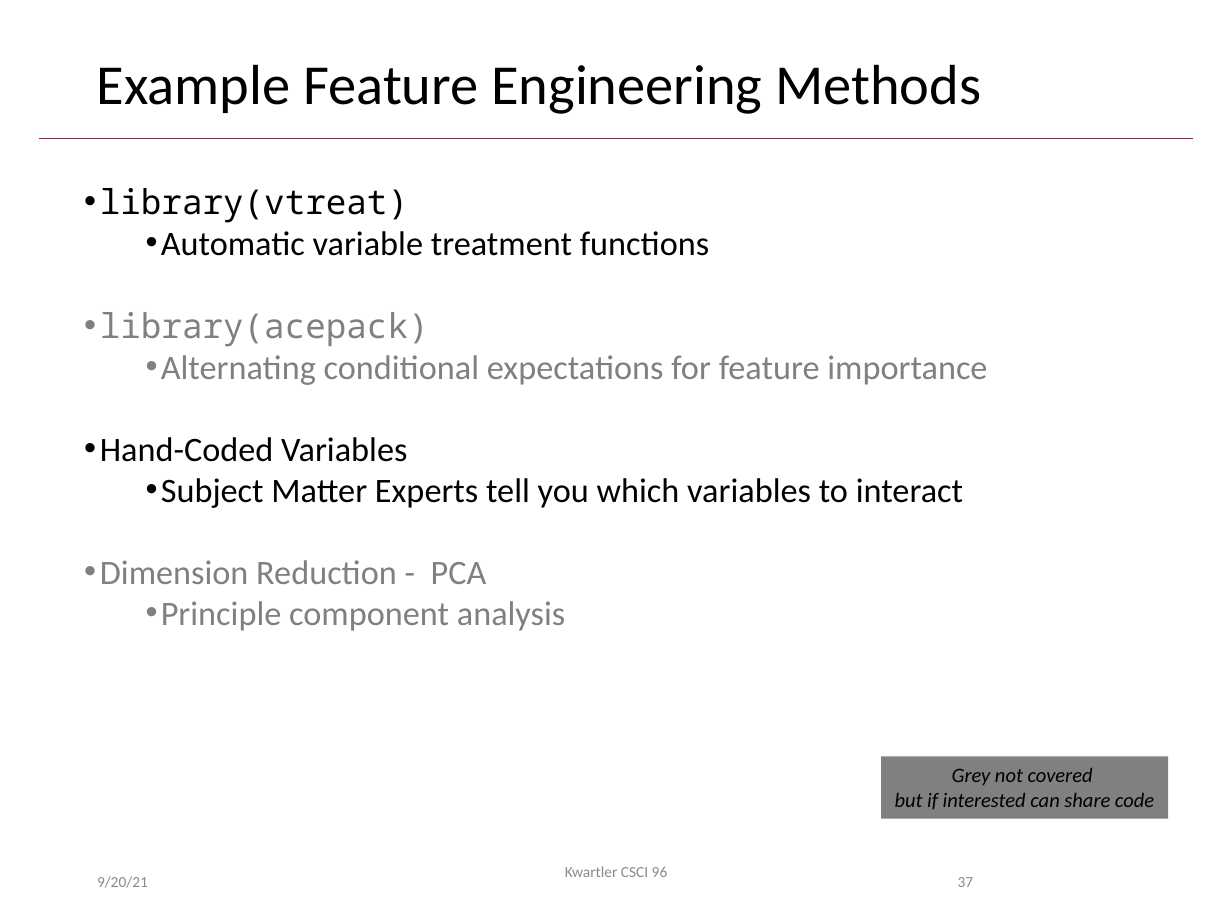
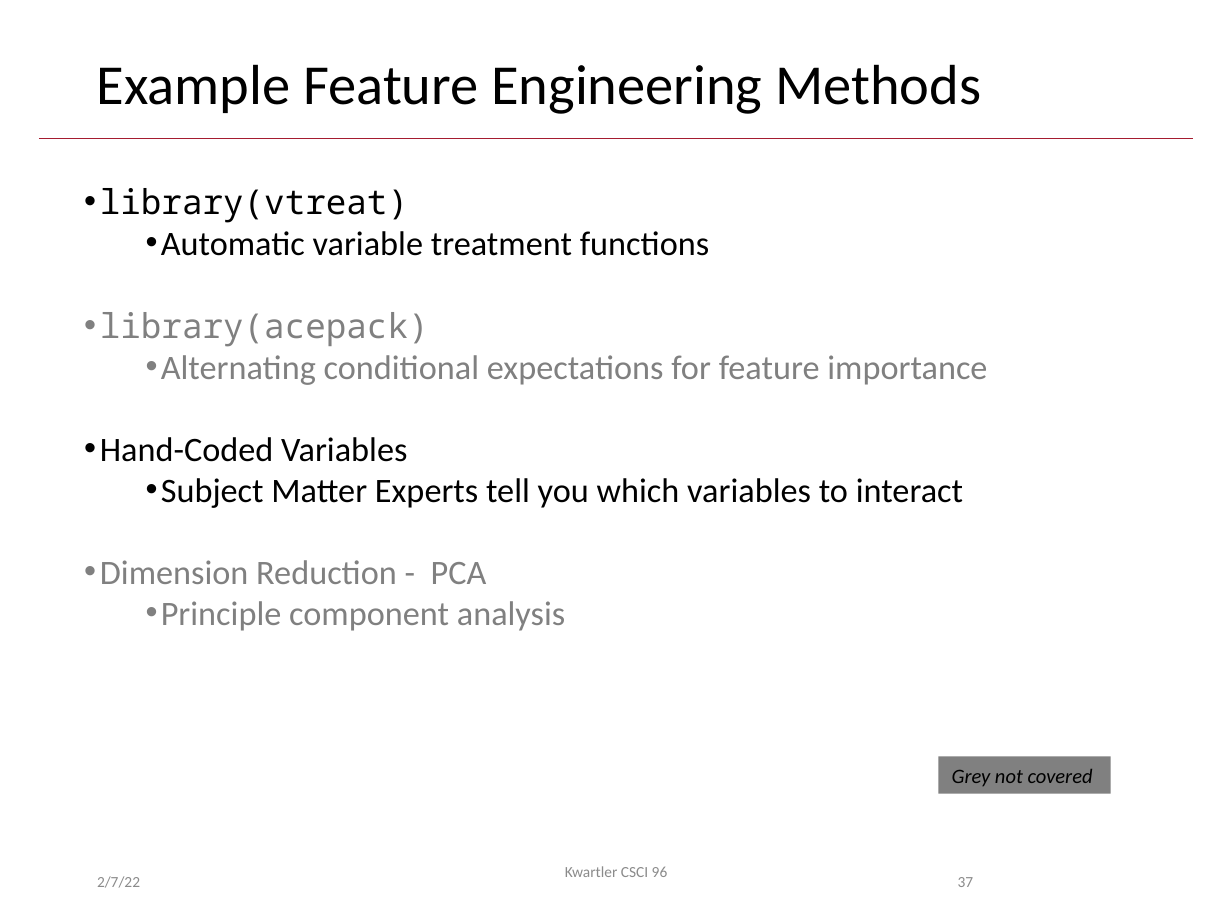
Before and after one commit to kwartler/Harvard_DataMining_Business_Student, a slide deck: slide 37 of Lessons/C_ModelingProcess_DataPrep/DM_Workflow_Preprocessing.pptx. Drawn at 1232x924 pixels with LibreOffice and Linux fonts; fonts in the diff are those of the drawing; background and template pictures are left out. Boxes give left, top, right and bottom in pixels: in the first picture for what was removed or moved away, otherwise in the second. Text is boxed around its words. In the diff, an @@ line names an element or a change of style, - is before the commit and + after.

```diff
--- a/Lessons/C_ModelingProcess_DataPrep/DM_Workflow_Preprocessing.pptx
+++ b/Lessons/C_ModelingProcess_DataPrep/DM_Workflow_Preprocessing.pptx
@@ rectangle "Grey not covered": place and size @@
-rectangle "Grey not covered" at (881,756,1168,818)
+rectangle "Grey not covered" at (939,756,1111,793)
@@ text in rectangle at (895,793,1154,809): paragraph removed @@
-but if interested can share code
@@ text at (97,876,140,888): text changed @@
-9/20/21
+2/7/22
```
Also in this commit, not shown: 65 other slides changed, 3 slides added, 2 other files.
